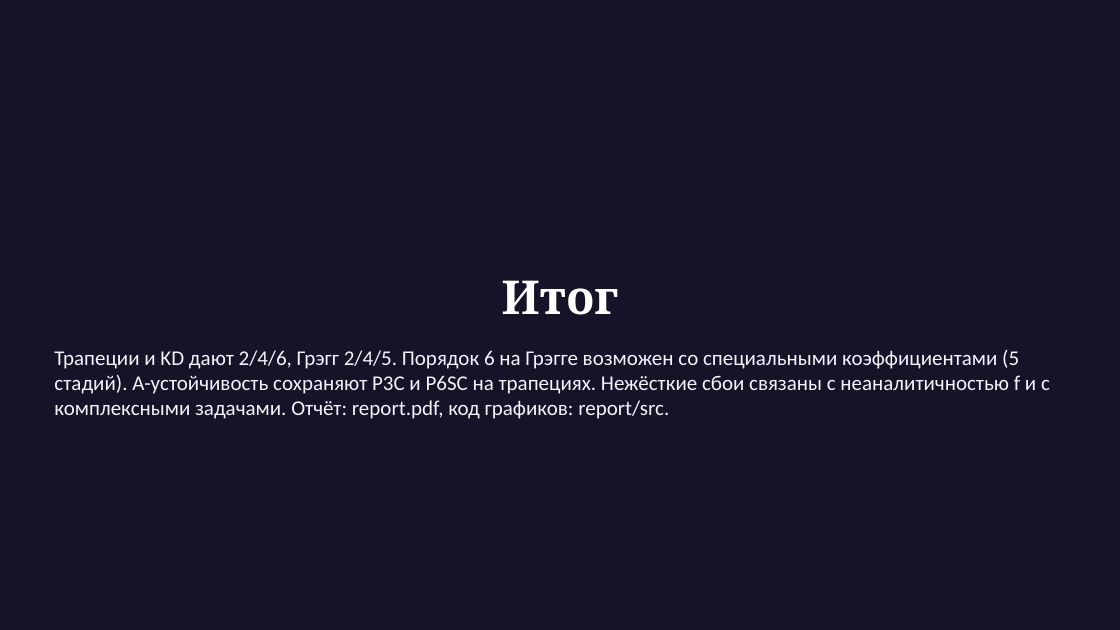
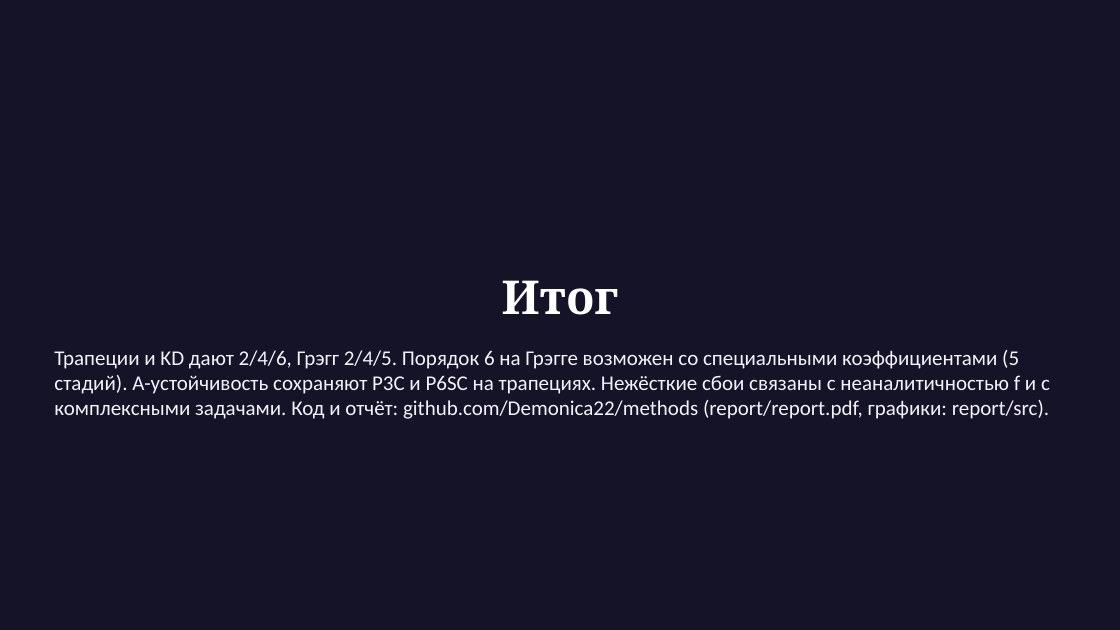
Before and after one commit to Demonica22/methods, a slide deck: slide 27 of report/presentation.pptx. Drawn at 1120x630 pixels with LibreOffice and Linux fonts; fonts in the diff are those of the drawing. Boxes give left, top, right and bottom in pixels: in the first picture for what was removed or moved away, otherwise in the second. Text is boxed around its words. In the diff, an @@ line names an element or a change of style, - is before the commit and + after.

```diff
--- a/report/presentation.pptx
+++ b/report/presentation.pptx
@@ text at bbox=[54, 350, 1050, 419]: text changed @@
-Трапеции и KD дают 2/4/6, Грэгг 2/4/5. Порядок 6 на Грэгге возможен со специальными коэффициентами (5 стадий). A-устойчивость сохраняют P3C и P6SC на трапециях. Нежёсткие сбои связаны с неаналитичностью f и с комплексными задачами. Отчёт: report.pdf, код графиков: report/src.
+Трапеции и KD дают 2/4/6, Грэгг 2/4/5. Порядок 6 на Грэгге возможен со специальными коэффициентами (5 стадий). A-устойчивость сохраняют P3C и P6SC на трапециях. Нежёсткие сбои связаны с неаналитичностью f и с комплексными задачами. Код и отчёт: github.com/Demonica22/methods (report/report.pdf, графики: report/src).
```
Also in this commit, not shown: 3 other files.
